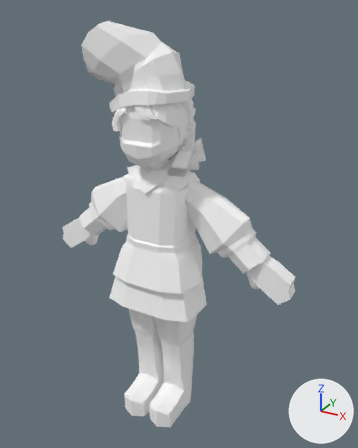
The glTF model assets/models/Character Rig/PlayerRigStrangeTastes.glb: old version first, new version second.
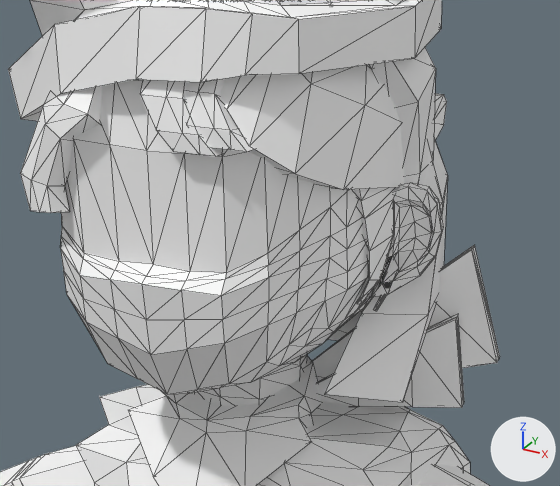
The first picture shows the older version from a camera (50 mm lens) standing at (1.31, -2.34, 2.34) and looking at (0.08, -0.11, 1.23). The close-ups show the older and then the newer version on the part from 30% to 61% of the width and 20% to 41% of the height of that picture. Only the edits that show in the close-ups are written down. Arrows for +X, +Y and +Z are at lower right; the lights stay in place. The close-ups show mesh edges as thin lines. Vertices at exactly the same position are counted once.

In view in the first close-up: 'Body', 'Hair', 'Hat'.
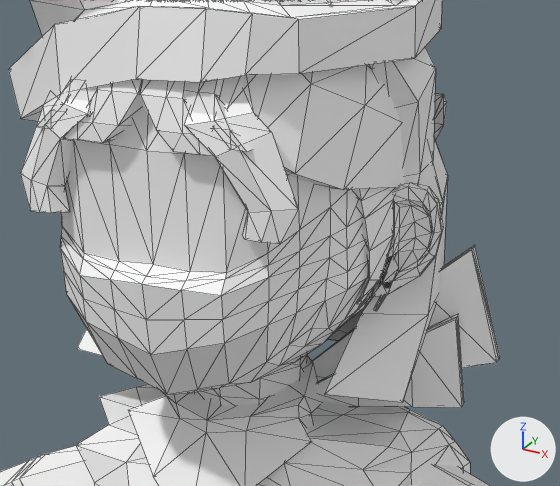
Pixel boxes (x1, y1, x2, y2) of what changed, in the close-ups (560 x 486 px):
part 1 of me_cube_003, added
    after: (36, 79, 98, 128)
part 2 of me_cube_003, added
    after: (184, 75, 298, 244)
part 3 of me_cube_003, added (mostly hidden)
    after: (63, 79, 446, 356)

Edits to the bpy script that builds the scene:
```text
Change me_cube_003:
    used by ob_hair; location = (0.0, 0.0, 0.0)
    remove me_cube_003.from_pydata(...)  # 316 vertices, 600 faces; spans x -0.156..0.194, y -0.396..0.078, z 1.593..2.002
    add me_cube_003.from_pydata(...)  # 615 vertices, 1194 faces; spans x -0.194..0.194, y -0.396..0.078, z 1.593..2.002
    me_cube_003 part 1: the loose piece of 42 vertices spanning x 0.02..0.116, y -0.391..-0.253, z 1.867..1.994 is copied, and the copy is mirrored in x about the mesh origin; it spans x -0.116..-0.02, y -0.391..-0.253, z 1.867..1.994
    me_cube_003 part 2: the loose piece of 42 vertices spanning x -0.156..-0.033, y -0.396..-0.236, z 1.782..1.968 is copied, and the copy is mirrored in x about the mesh origin; it spans x 0.033..0.156, y -0.396..-0.236, z 1.782..1.968
    me_cube_003 part 3: 179 vertices added at x -0.194..0.08, y -0.394..0.078, z 1.593..1.996
    other edits to the shape of me_cube_003 do not show in these pictures
```
